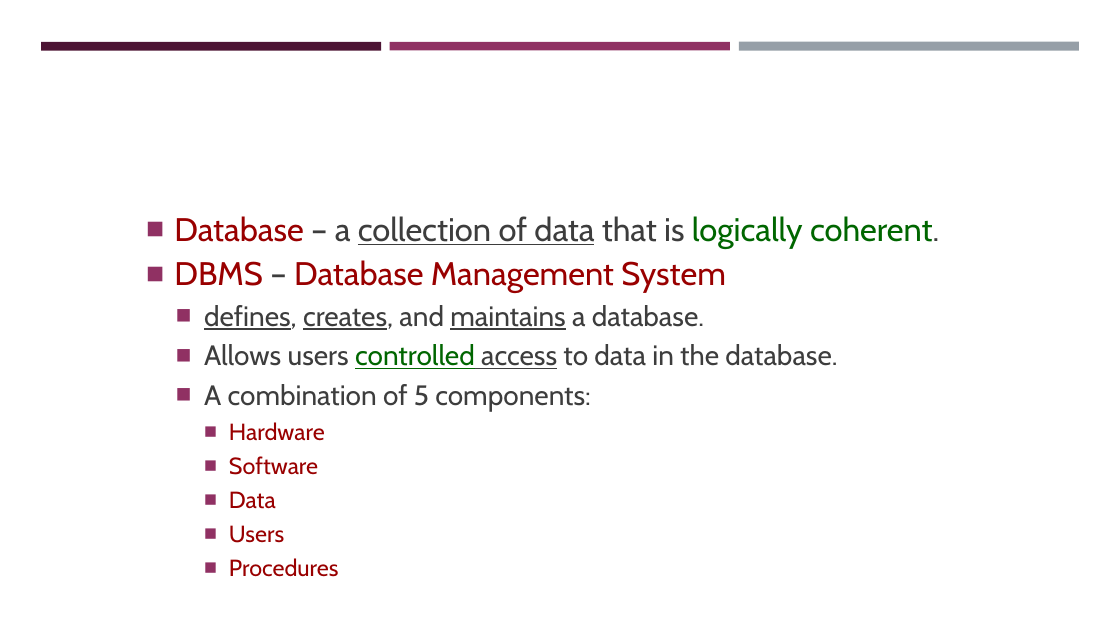
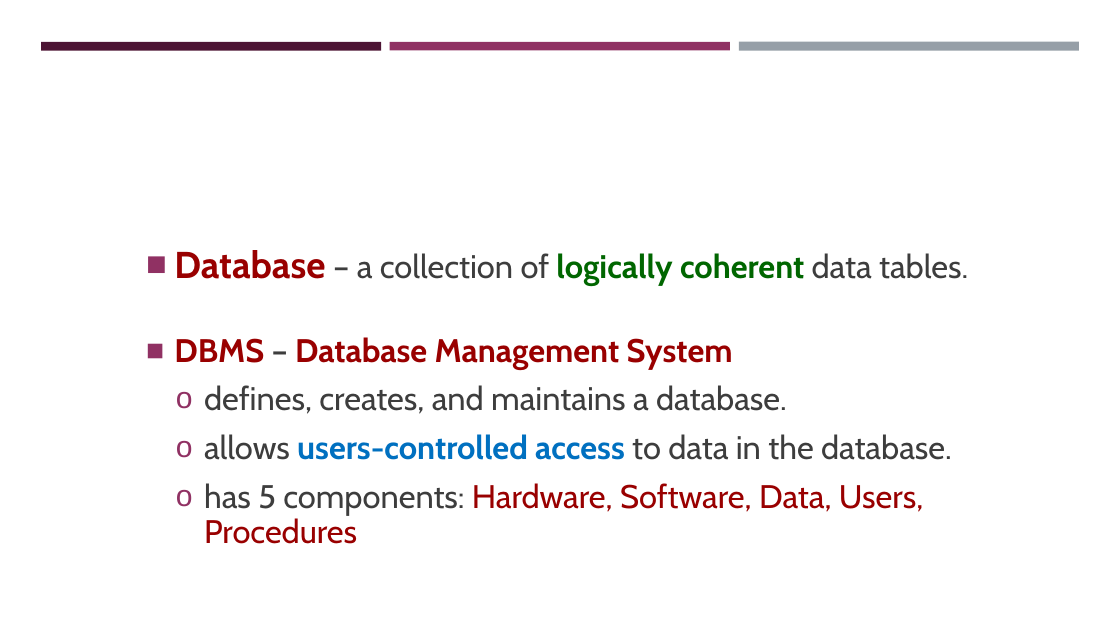
Before and after one commit to pengdsci/STA490, a slide deck: slide 3 of w06/sql/w10-STA321Relational-Database-SQL-Clauses.pptx. Drawn at 1120x630 pixels with LibreOffice and Linux fonts; fonts in the diff are those of the drawing; background and template pictures are left out. Boxes give left, top, right and bottom in pixels: in the first picture for what was removed or moved away, otherwise in the second. Text is boxed around its words. In the diff, an @@ line names an element or a change of style, - is before the commit and + after.

```diff
--- a/w06/sql/w10-STA321Relational-Database-SQL-Clauses.pptx
+++ b/w06/sql/w10-STA321Relational-Database-SQL-Clauses.pptx
@@ text at [174,250,968,286]: text changed; bold on @@
-■ Database – a collection of data that is logically coherent.
+■ Database – a collection of logically coherent data tables.
@@ text at [204,337,787,414]: bold on in "DBMS – Database Management System"; size 24 to 28 pt in "defines, creates, and maintains a database."; underline off in "defines, creates, maintains"; line spacing 0.8 to 0.9; bullet ■ to o @@
@@ text at [204,434,952,544]: text changed; size 24 to 28 pt @@
-  ■ Allows users controlled access to data in the database.
-  ■ A combination of 5 components:
-    ■ Hardware
-    ■ Software
-    ■ Data
-    ■ Users
-    ■ Procedures
+  o allows users-controlled access to data in the database.
+  o has 5 components: Hardware, Software, Data, Users, Procedures
```
Also in this commit, not shown: 13 other slides changed, 2 slides added.
